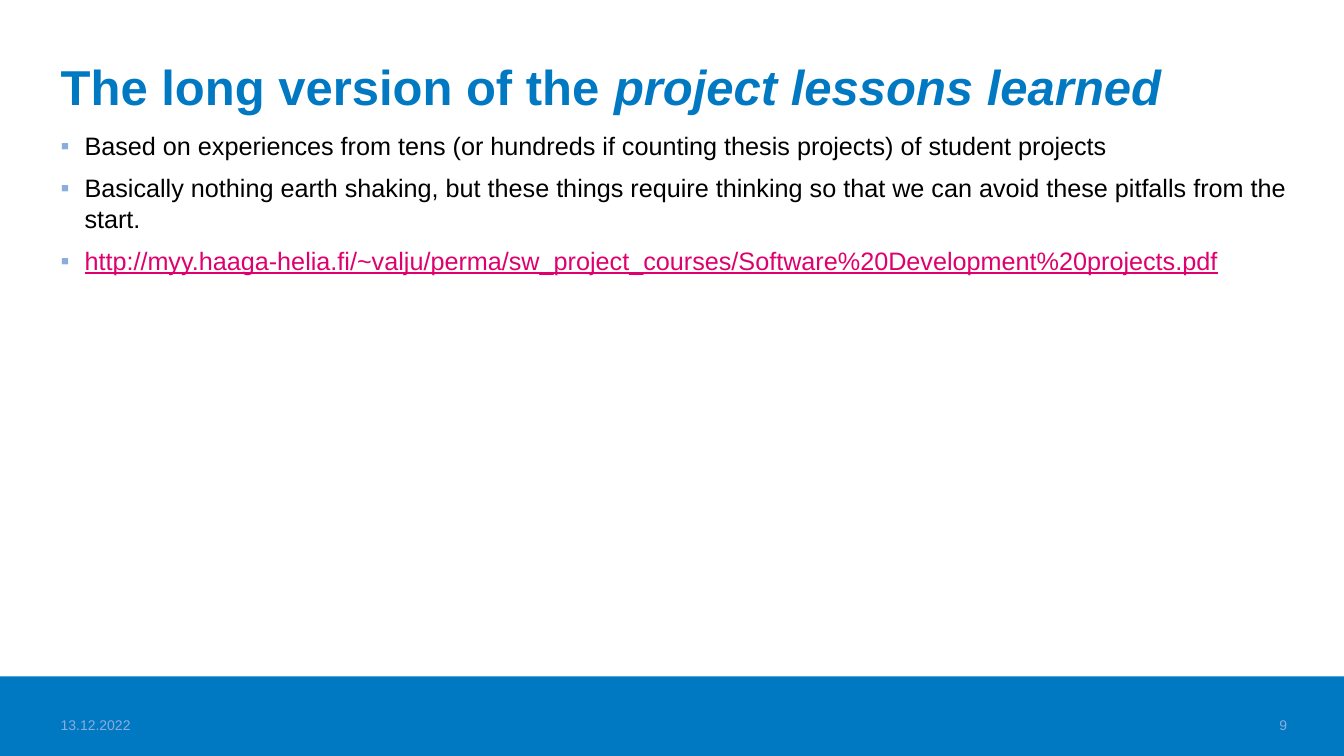
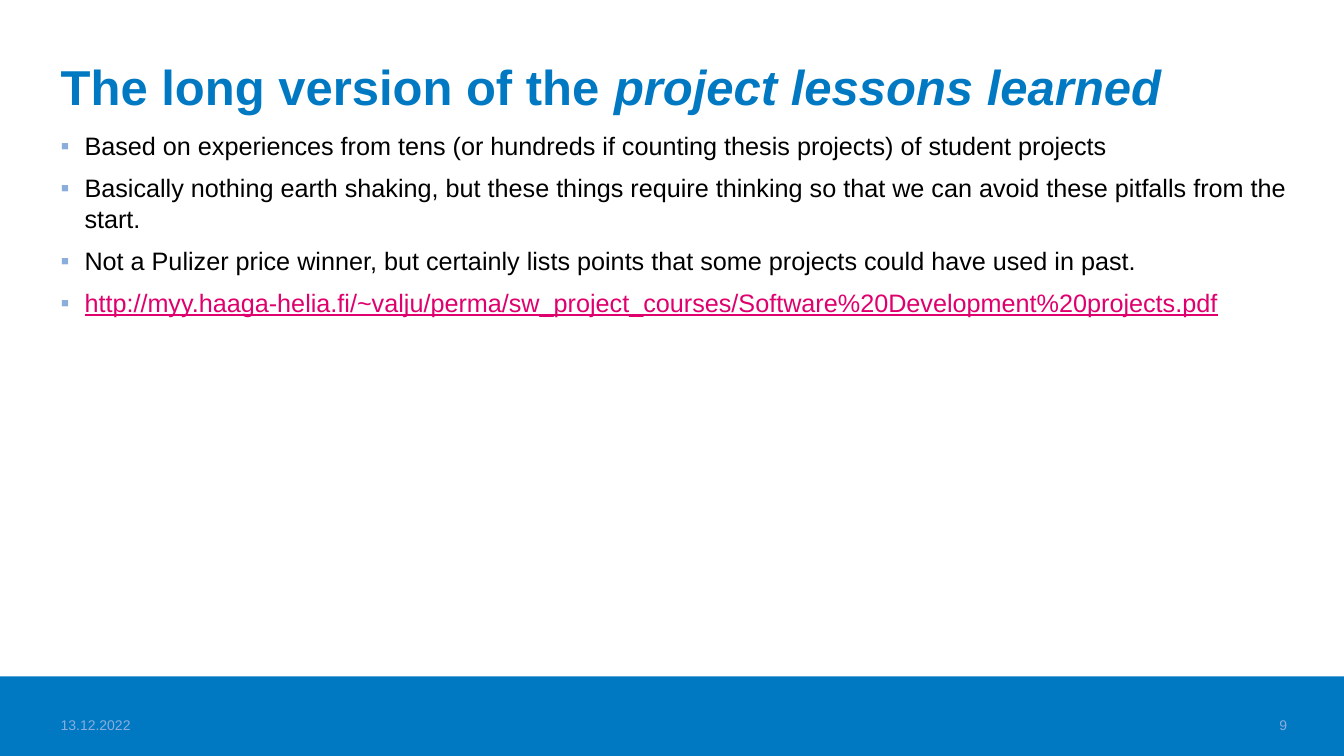
Before and after one commit to haagahelia/ohke-teknologiat, a slide deck: slide 9 of 06_ohjelmistoarkkitehtuurit_ja_patternit/SoftwareProjects_LessonsLearned.pptx. Drawn at 1344x756 pixels with LibreOffice and Linux fonts; fonts in the diff are those of the drawing; background and template pictures are left out. Boxes give left, top, right and bottom in pixels: in the first picture for what was removed or moved away, otherwise in the second. Text is boxed around its words. In the diff, an @@ line names an element or a change of style, - is before the commit and + after.

```diff
--- a/06_ohjelmistoarkkitehtuurit_ja_patternit/SoftwareProjects_LessonsLearned.pptx
+++ b/06_ohjelmistoarkkitehtuurit_ja_patternit/SoftwareProjects_LessonsLearned.pptx
@@ text at (85,251,1136,276): paragraph added @@
+▪ Not a Pulizer price winner, but certainly lists points that some projects could have used in past.
```
Also in this commit, not shown: 2 other slides changed, 1 other file.
